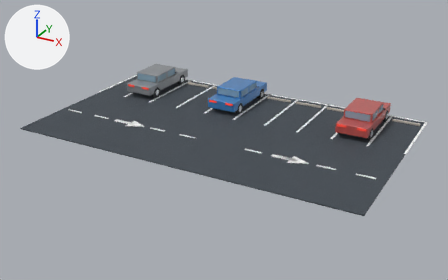
Two versions of the glTF model assets/models/ov-parking.glb, one commit apart.
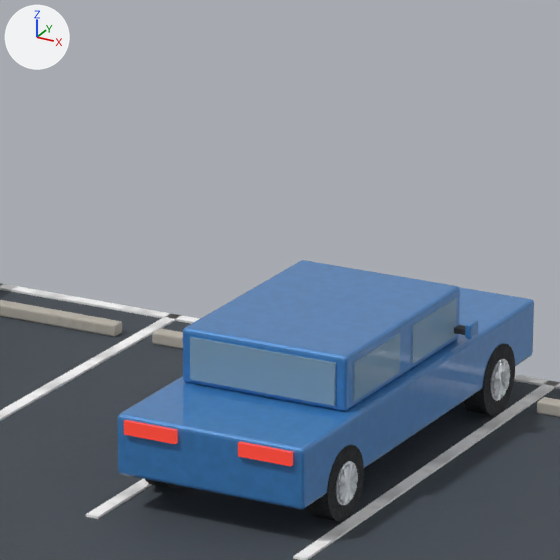
The first picture shows the older version from a camera (50 mm lens) standing at (-14.2, -119.0, 13.6) and looking at (-29.8, -90.6, -0.6). The close-ups show the older and then the newer version on the part from 43% to 60% of the width and 14% to 43% of the height of that picture. Only the edits that show in the close-ups are written down. Arrows for +X, +Y and +Z are at upper left; the lights stay in place. Where no turn or scale is listed for an object, it has been applied to the vertices.

In view in the first close-up: 'ov-parking_blue_body', 'ov-parking_blue_glass_back', 'ov-parking_blue_glass_front_R', 'ov-parking_blue_glass_rear_R', 'ov-parking_blue_roof', 'ov-parking_blue_wheel_00_tire', 'ov-parking_blue_wheel_10_tire', 'ov-parking_lot', 'ov-parking_space_line_03', 'ov-parking_space_line_05', 'ov-parking_space_line_north', 'ov-parking_wheelstop_03' and 20 more.
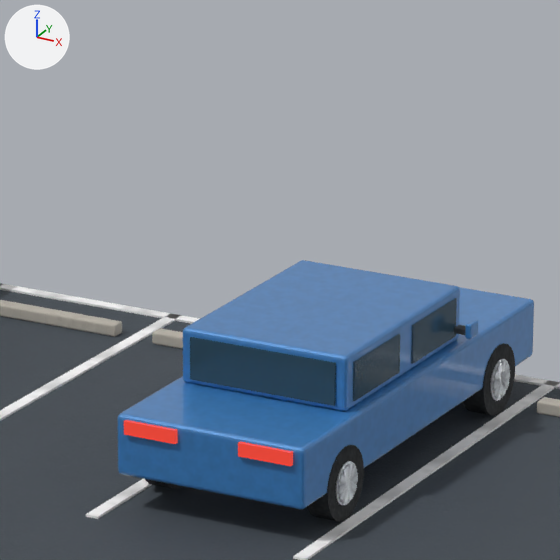
Pixel boxes [x1, y1, x2, y2] of what changed, in the close-ups (560 x 560 px):
```json
{"object": "ov-parking_blue_glass_back", "change": "recoloured", "before": [190, 337, 336, 406], "after": [190, 337, 336, 406]}
{"object": "ov-parking_blue_glass_rear_R", "change": "recoloured", "before": [353, 334, 400, 401], "after": [353, 334, 400, 401]}
{"object": "ov-parking_blue_glass_front_R", "change": "recoloured", "before": [411, 298, 457, 364], "after": [411, 298, 457, 364]}
```

Edits to the scene script, one JSON object a line:
```json
{"op": "set", "path": "mat_ov_parking_glass.base_color", "old": "(0.347, 0.546, 0.687)", "new": "(0.0331, 0.0802, 0.114)", "note": "blue #9fc3d8 -> dark blue #33505f"}
```
